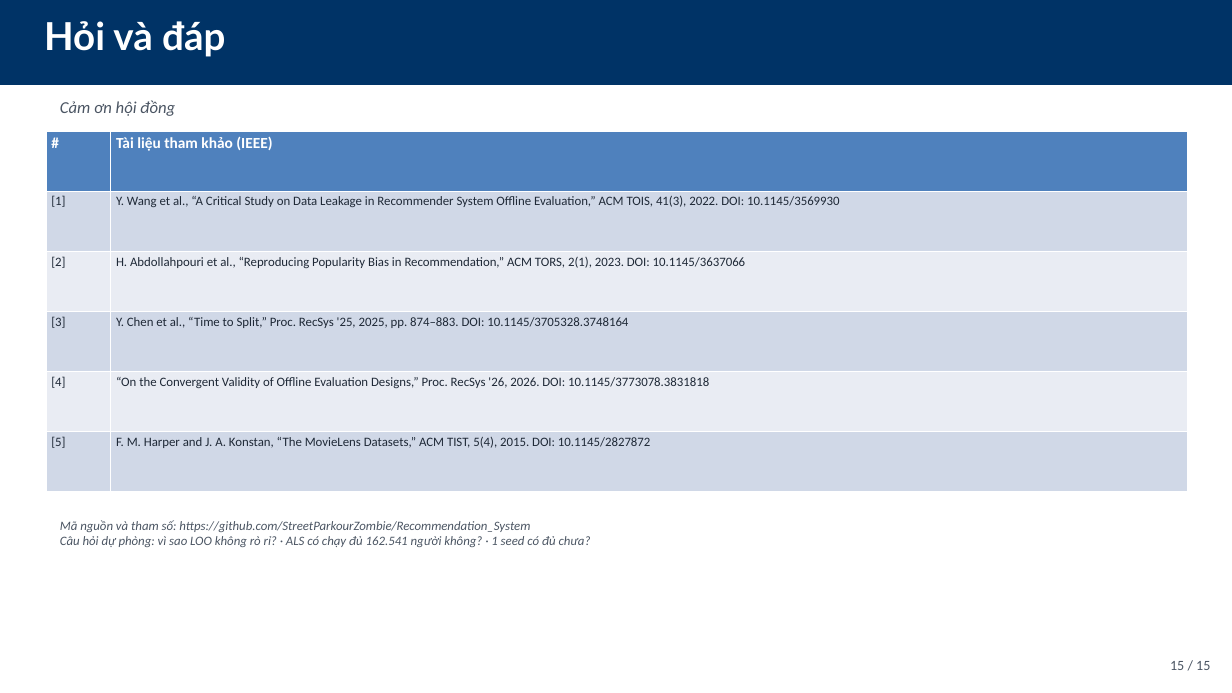
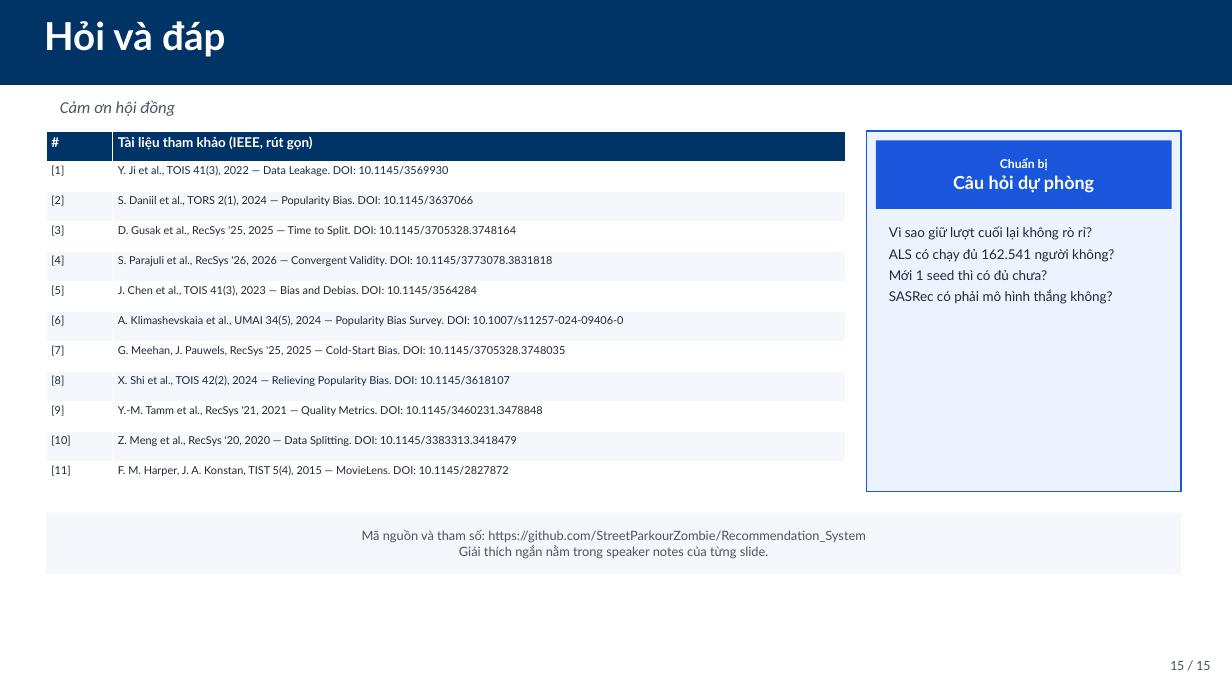
Before and after one commit to StreetParkourZombie/Recommendation_System, a slide deck: slide 15 of docs/Project/Main/Presentation/Slides/PPNCKH_DeCuong_15slides.pptx. Drawn at 1232x693 pixels with LibreOffice and Linux fonts; fonts in the diff are those of the drawing. Boxes give left, top, right and bottom in pixels: in the first picture for what was removed or moved away, otherwise in the second. Text is boxed around its words. In the diff, an @@ line names an element or a change of style, - is before the commit and + after.

Commit message:
feat: add recsys supplementary metrics and refresh research docs
Add novelty/diversity metrics, Friedman comparison output, rerun notebooks 06-13, regenerate slides, and update docs/plans to 2026-11-20. Serendipity and Nemenyi remain unmeasured.

```diff
--- a/docs/Project/Main/Presentation/Slides/PPNCKH_DeCuong_15slides.pptx
+++ b/docs/Project/Main/Presentation/Slides/PPNCKH_DeCuong_15slides.pptx
@@ table at <box>46,131,846,492</box> @@
-row 1: # | Tài liệu tham khảo (IEEE)
-row 2: [1] | Y. Wang et al., “A Critical Study on Data Leakage in Recommender System Offline Evaluation,” ACM TOIS, 41(3), 2022. DOI: 10.1145/3569930
-row 3: [2] | H. Abdollahpouri et al., “Reproducing Popularity Bias in Recommendation,” ACM TORS, 2(1), 2023. DOI: 10.1145/3637066
-row 4: [3] | Y. Chen et al., “Time to Split,” Proc. RecSys '25, 2025, pp. 874–883. DOI: 10.1145/3705328.3748164
-row 5: [4] | “On the Convergent Validity of Offline Evaluation Designs,” Proc. RecSys '26, 2026. DOI: 10.1145/3773078.3831818
-row 6: [5] | F. M. Harper and J. A. Konstan, “The MovieLens Datasets,” ACM TIST, 5(4), 2015. DOI: 10.1145/2827872
+row 1: # | Tài liệu tham khảo (IEEE, rút gọn)
+row 2: [1] | Y. Ji et al., TOIS 41(3), 2022 — Data Leakage. DOI: 10.1145/3569930
+row 3: [2] | S. Daniil et al., TORS 2(1), 2024 — Popularity Bias. DOI: 10.1145/3637066
+row 4: [3] | D. Gusak et al., RecSys '25, 2025 — Time to Split. DOI: 10.1145/3705328.3748164
+row 5: [4] | S. Parajuli et al., RecSys '26, 2026 — Convergent Validity. DOI: 10.1145/3773078.3831818
+row 6: [5] | J. Chen et al., TOIS 41(3), 2023 — Bias and Debias. DOI: 10.1145/3564284
+row 7: [6] | A. Klimashevskaia et al., UMAI 34(5), 2024 — Popularity Bias Survey. DOI: 10.1007/s11257-024-09406-0
+row 8: [7] | G. Meehan, J. Pauwels, RecSys '25, 2025 — Cold-Start Bias. DOI: 10.1145/3705328.3748035
+row 9: [8] | X. Shi et al., TOIS 42(2), 2024 — Relieving Popularity Bias. DOI: 10.1145/3618107
+row 10: [9] | Y.-M. Tamm et al., RecSys '21, 2021 — Quality Metrics. DOI: 10.1145/3460231.3478848
+row 11: [10] | Z. Meng et al., RecSys '20, 2020 — Data Splitting. DOI: 10.1145/3383313.3418479
+row 12: [11] | F. M. Harper, J. A. Konstan, TIST 5(4), 2015 — MovieLens. DOI: 10.1145/2827872
@@ table: place and size @@
-table at <box>46,131,1188,492</box>
+table at <box>46,131,846,492</box>
@@ rounded rectangle added at <box>867,131,1181,492</box>, fill #ECF3FF, outline #1A56DB 1.25 pt @@
@@ rounded rectangle added at <box>876,140,1172,209</box>, fill #1A56DB, 14 pt, text #FFFFFF, bold @@
+Chuẩn bị
+Câu hỏi dự phòng
@@ text added at <box>889,226,1114,304</box>, 10.5 pt, text #1F2937 @@
+Vì sao giữ lượt cuối lại không rò rỉ?
+ALS có chạy đủ 162.541 người không?
+Mới 1 seed thì có đủ chưa?
+SASRec có phải mô hình thắng không?
@@ rounded rectangle added at <box>46,513,1181,574</box>, fill #F4F7FC, 10 pt, text #4B5563 @@
+Mã nguồn và tham số: https://github.com/StreetParkourZombie/Recommendation_System
+Giải thích ngắn nằm trong speaker notes của từng slide.
@@ text removed at <box>60,520,591,547</box> @@
-Mã nguồn và tham số: https://github.com/StreetParkourZombie/Recommendation_System
-Câu hỏi dự phòng: vì sao LOO không rò rỉ? · ALS có chạy đủ 162.541 người không? · 1 seed có đủ chưa?
```
Also in this commit, not shown: 13 other slides changed, 35 other files.
